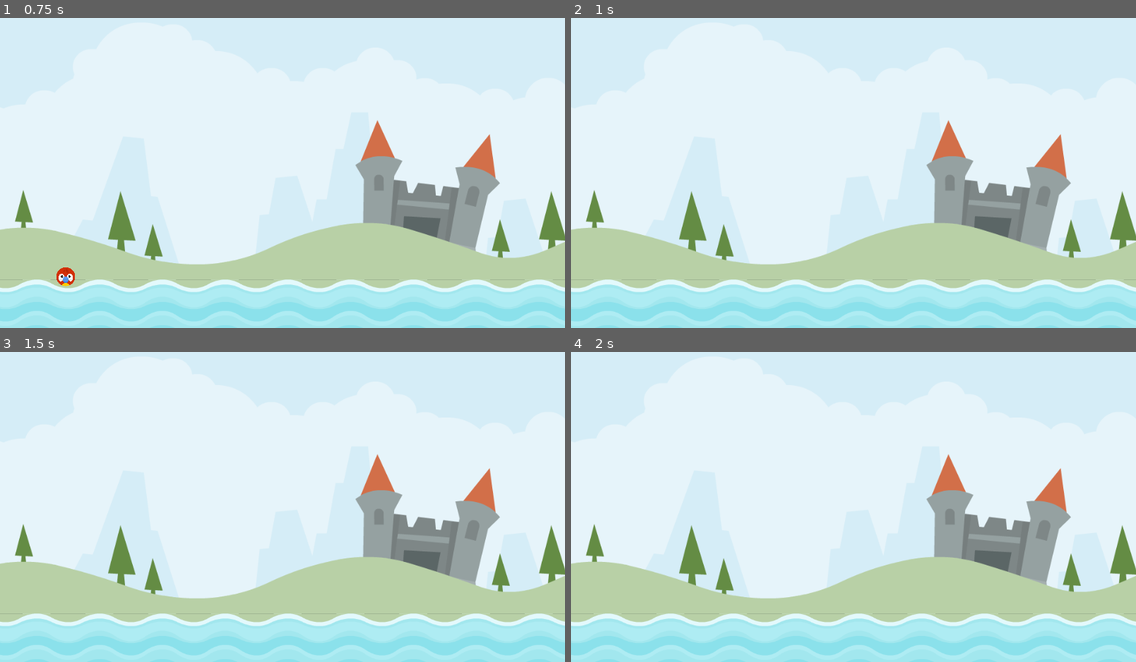
Above: before the commit, frames 1-4 (two rows, left to right).
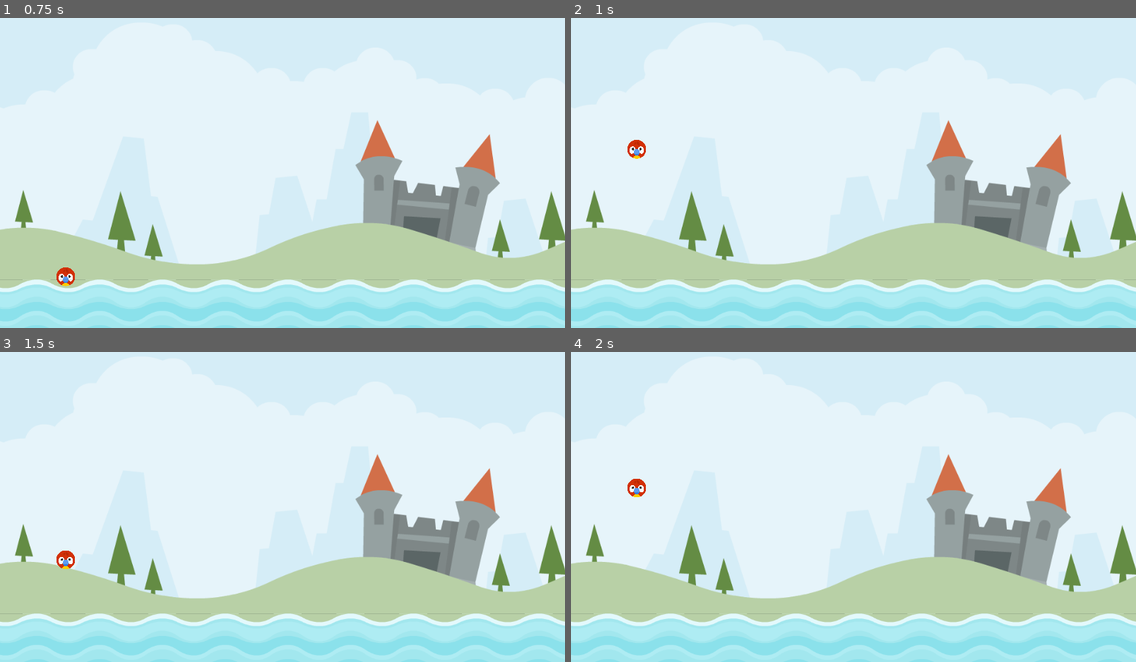
Above: after the commit, the same moments.

Repository: miguelbeltrancastro/Angry_Animals
Game: Godot game, scene res://scenes/level/level.tscn
Same seed, same stepped clock (60 frames per second), same inputs: the game is played once before the commit and once after it.
Inputs (mouse positions are in pixels of both pictures, inside the frame that each line leads up to):
- Up to frame 1 (0.75 s): move the mouse to (406, 154) at 0.52 s; click (406, 154) at 0.67 s
- Up to frame 2 (1 s): no input
- Up to frame 3 (1.5 s): move the mouse to (169, 519) at 1.27 s; click (169, 519) at 1.42 s
- Up to frame 4 (2 s): no input

Frame 1 is identical in both runs. In frame 2, 0.2% of the frame differs, in the area x 10-14%, y 39-46%; in frame 3, 0.2%; in frame 4, 0.2%.

Commit message:
Added on animal died singleton

Diff:
--- a/project.godot
+++ b/project.godot
@@ -15,6 +15,10 @@
 config/features=PackedStringArray("4.2", "Mobile")
 config/icon="res://icon.svg"
 
+[autoload]
+
+SignalManager="*res://singletons/signal_manager.gd"
+
 [display]
 
 window/stretch/mode="canvas_items"
--- a/scenes/animal/animal.gd
+++ b/scenes/animal/animal.gd
@@ -11,6 +11,7 @@
 	pass
 
 func die() -> void:
+	SignalManager.on_animal_died.emit()
 	queue_free()
 
 func _on_visible_on_screen_notifier_2d_screen_exited():
--- a/scenes/level/level.gd
+++ b/scenes/level/level.gd
@@ -6,6 +6,7 @@
 # Called when the node enters the scene tree for the first time.
 func _ready():
 	add_animal()
+	SignalManager.on_animal_died.connect(add_animal)
 
 
 
--- /dev/null
+++ b/singletons/signal_manager.gd
@@ -0,0 +1,3 @@
+extends Node
+
+signal on_animal_died
